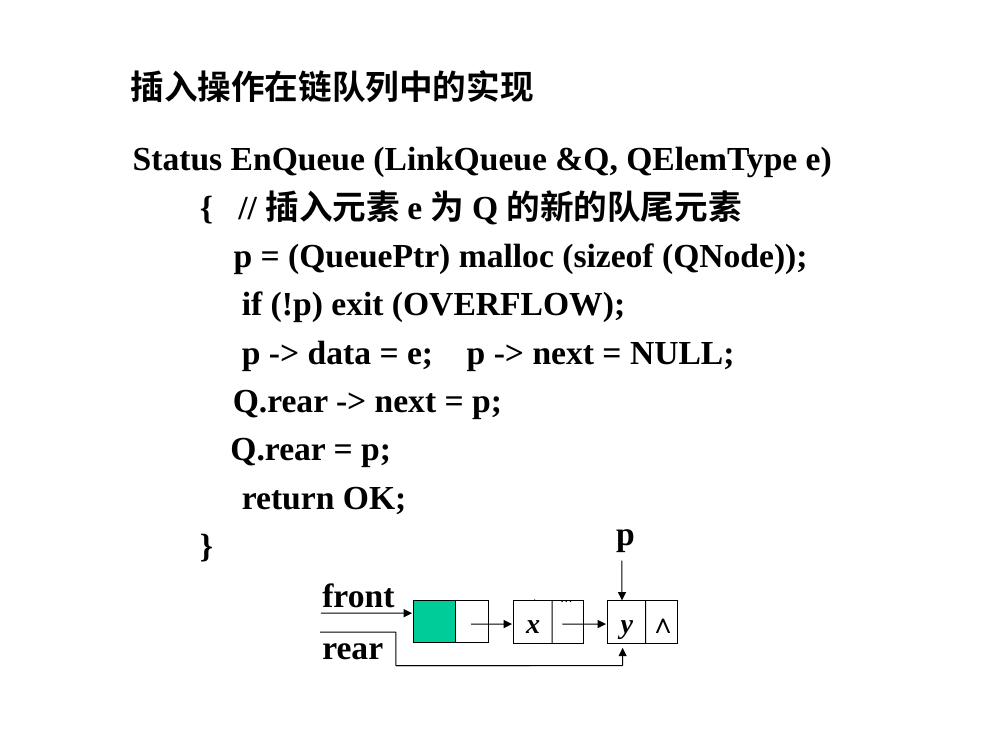
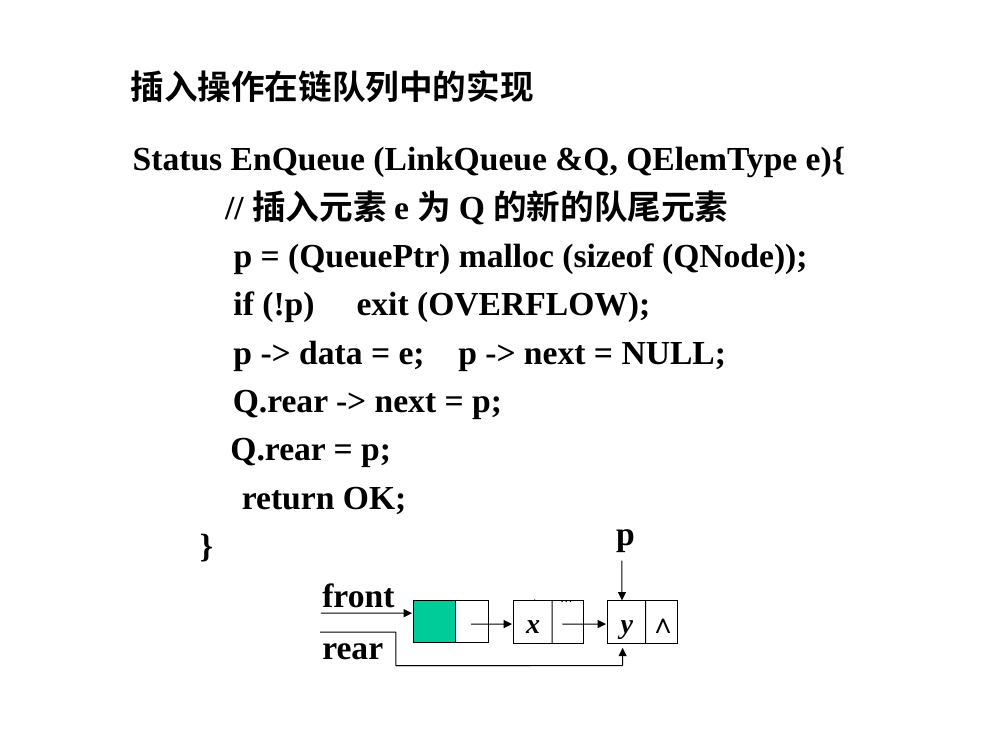
Before and after one commit to Gempittance/Data_Structur_Build, a slide deck: slide 38 of 数据结构PPT/ds3.pptx. Drawn at 1008x756 pixels with LibreOffice and Linux fonts; fonts in the diff are those of the drawing; background and template pictures are left out. Boxes give left, top, right and bottom in pixels: in the first picture for what was removed or moved away, otherwise in the second. Text is boxed around its words. In the diff, an @@ line names an element or a change of style, - is before the commit and + after.

```diff
--- a/数据结构PPT/ds3.pptx
+++ b/数据结构PPT/ds3.pptx
@@ text at [133, 146, 845, 273]: text changed @@
-Status EnQueue (LinkQueue &Q, QElemType e)
-{ // 插入元素 e 为 Q 的新的队尾元素
-p = (QueuePtr) malloc (sizeof (QNode));
+Status EnQueue (LinkQueue &Q, QElemType e){
+// 插入元素 e 为 Q 的新的队尾元素
+p = (QueuePtr) malloc (sizeof (QNode));
```
Also in this commit, not shown: 5 other slides changed.
